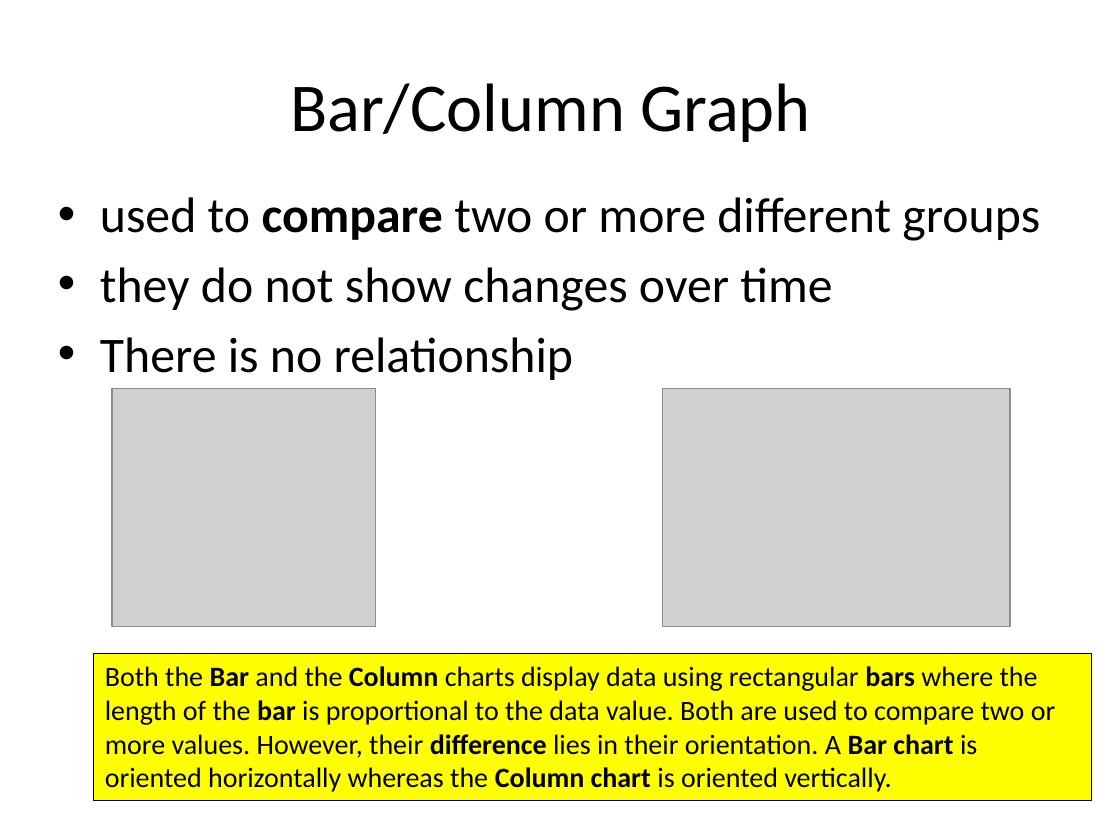
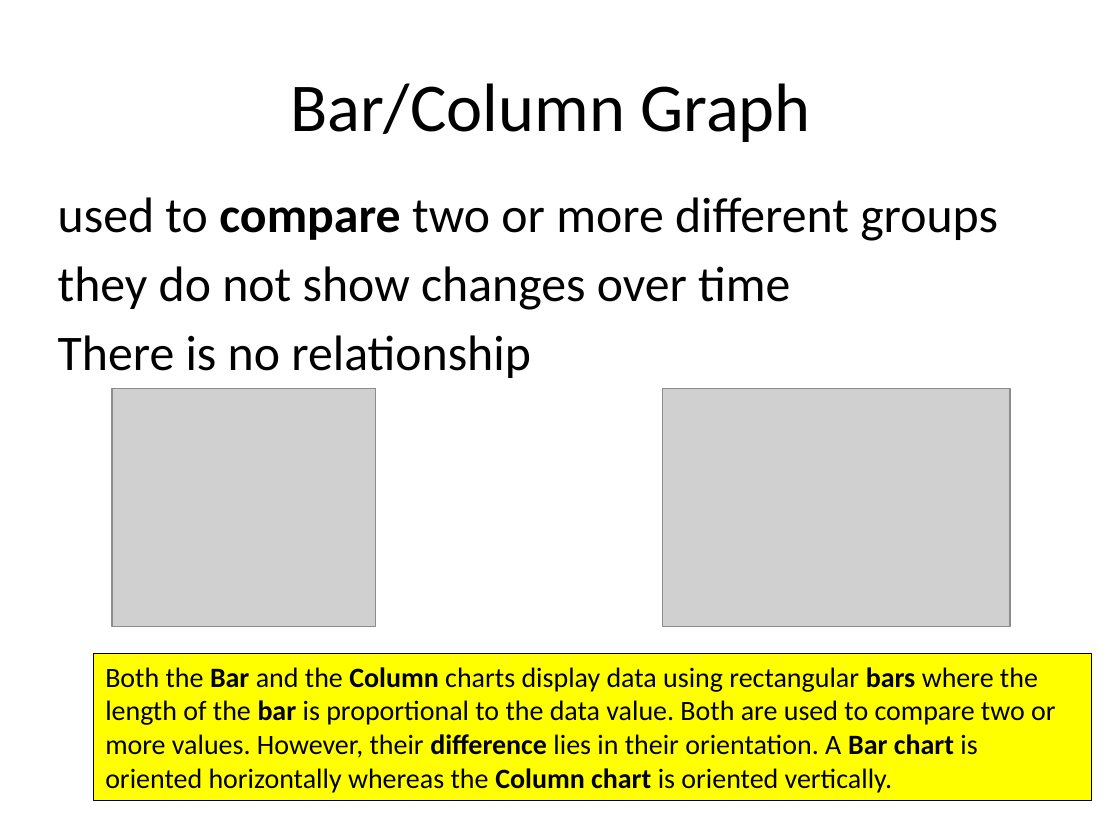
Before and after one commit to classes-list/middle-school, a slide deck: slide 8 of data-analysis.pptx. Drawn at 1120x840 pixels with LibreOffice and Linux fonts; fonts in the diff are those of the drawing; grey boxes stand for pictures. Boxes give left, top, right and bottom in pixels: in the first picture for what was removed or moved away, otherwise in the second. Text is boxed around its words. In the diff, an @@ line names an element or a change of style, - is before the commit and + after.

```diff
--- a/data-analysis.pptx
+++ b/data-analysis.pptx
@@ text "used to compare two or ..." at bbox=[58, 197, 998, 378]: bullet • to none @@
@@ rectangle "Both the Bar and the ..." at bbox=[94, 653, 1092, 800]: outline #000000 0.75 pt to #000000 0.74 pt @@
```
Also in this commit, not shown: 24 other slides changed, 2 slides removed, 2 other files.
